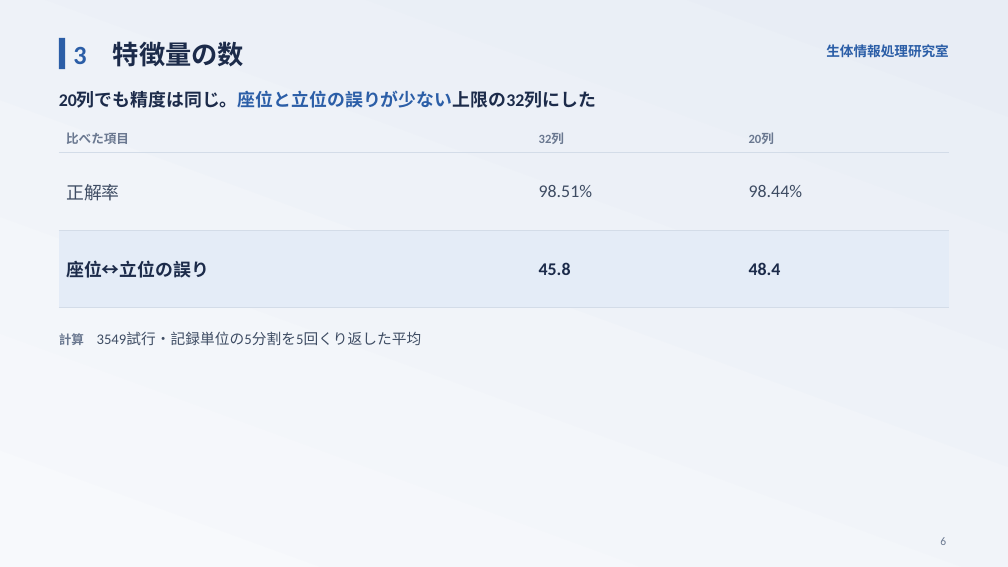
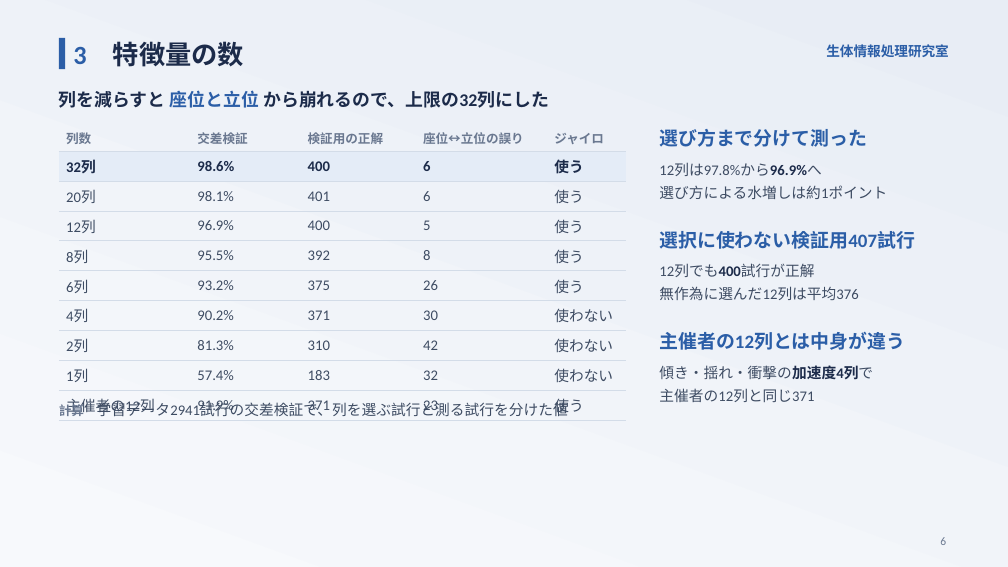
Before and after one commit to takuto-nohara/DataScienceContest, a slide deck: slide 6 of presentation/final_seitailab.pptx. Drawn at 1008x567 pixels with LibreOffice and Linux fonts; fonts in the diff are those of the drawing. Boxes give left, top, right and bottom in pixels: in the first picture for what was removed or moved away, otherwise in the second. Text is boxed around its words. In the diff, an @@ line names an element or a change of style, - is before the commit and + after.

```diff
--- a/presentation/final_seitailab.pptx
+++ b/presentation/final_seitailab.pptx
@@ text at (x1=59, y1=90, x2=549, y2=108): text changed @@
-20列でも精度は同じ。座位と立位の誤りが少ない上限の32列にした
+列を減らすと 座位と立位 から崩れるので、上限の32列にした
@@ table at (x1=59, y1=125, x2=627, y2=419) @@
-比べた項目 | 32列 | 20列
-正解率 | 98.51% | 98.44%
-座位↔立位の誤り | 45.8 | 48.4
+列数 | 交差検証 | 検証用の正解 | 座位↔立位の誤り | ジャイロ
+32列 | 98.6% | 400 | 6 | 使う
+20列 | 98.1% | 401 | 6 | 使う
+12列 | 96.9% | 400 | 5 | 使う
+8列 | 95.5% | 392 | 8 | 使う
+6列 | 93.2% | 375 | 26 | 使う
+4列 | 90.2% | 371 | 30 | 使わない
+2列 | 81.3% | 310 | 42 | 使わない
+1列 | 57.4% | 183 | 32 | 使わない
+主催者の12列 | 91.9% | 371 | 23 | 使う
@@ table resized from (x1=59, y1=125, x2=950, y2=308) to (x1=59, y1=125, x2=627, y2=419) @@
@@ text added at (x1=659, y1=129, x2=867, y2=147), 18 pt, text #2B5EA7, bold @@
+選び方まで分けて測った
@@ text added at (x1=659, y1=162, x2=887, y2=199), 14 pt, text #3E4C63 @@
+12列は97.8%から96.9%へ
+選び方による水増しは約1ポイント
@@ text added at (x1=659, y1=231, x2=915, y2=249), 18 pt, text #2B5EA7, bold @@
+選択に使わない検証用407試行
@@ text added at (x1=659, y1=264, x2=858, y2=300), 14 pt, text #3E4C63 @@
+12列でも400試行が正解
+無作為に選んだ12列は平均376
@@ text added at (x1=659, y1=332, x2=905, y2=350), 18 pt, text #2B5EA7, bold @@
+主催者の12列とは中身が違う
@@ text added at (x1=659, y1=365, x2=873, y2=402), 14 pt, text #3E4C63 @@
+傾き・揺れ・衝撃の加速度4列で
+主催者の12列と同じ371
@@ text at (x1=59, y1=400, x2=568, y2=419): text changed @@
-計算 3549試行・記録単位の5分割を5回くり返した平均
+計算 学習データ2941試行の交差検証で、列を選ぶ試行と測る試行を分けた値
```
Also in this commit, not shown: 1 other slide changed, 16 other files.
